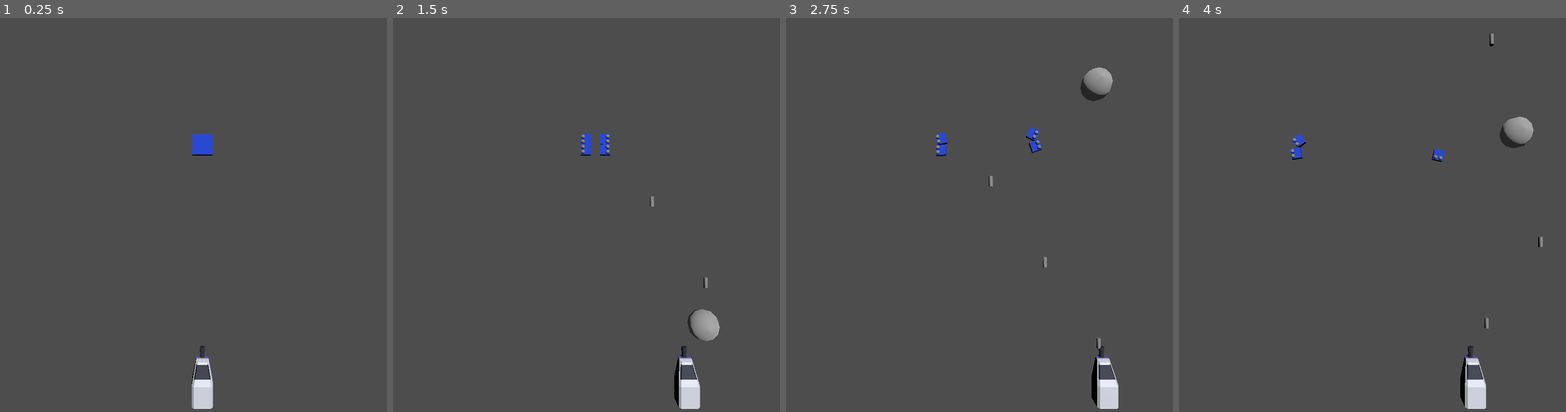
Above: before the commit, frames 1-4 (left to right).
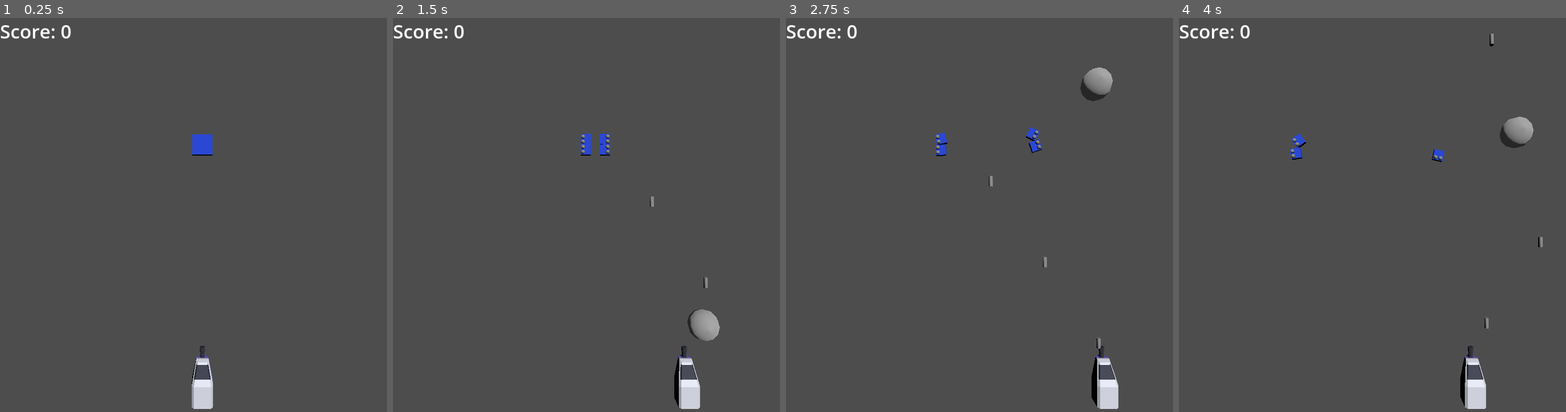
Above: after the commit, the same moments.

Repository: doctor-g/LD56
Game: Godot game, scene res://world/world.tscn
The game is run twice, just before and just after one commit, with the same random seed, the same clock (stepped at 60 frames per second) and the same inputs.
Inputs (mouse positions are in pixels of both pictures, inside the frame that each line leads up to):
- Up to frame 1 (0.25 s): no input
- Up to frame 2 (1.5 s): tap Enter at 0.5 s; move the mouse to (683, 199) at 0.52 s; hold D (move_right) 0.53-1.28 s; hold Space (fire) 0.53-1.28 s; move the mouse to (512, 238) at 1.27 s; hold A (move_left) from 1.28 s (still down); tap X (launch_bubble) at 1.35 s
- Up to frame 3 (2.75 s): move the mouse to (1029, 132) at 2.02 s; release A (move_left) at 2.03 s; hold D (move_right) from 2.03 s (still down); hold Space (fire) from 2.03 s (still down)
- Up to frame 4 (4 s): move the mouse to (1360, 301) at 2.77 s; release Space (fire) at 2.78 s; tap X (launch_bubble) at 2.85 s; move the mouse to (1504, 281) at 3.52 s; release D (move_right) at 3.53 s; hold A (move_left) from 3.53 s (still down); hold Space (fire) from 3.53 s (still down)

The runs differ from the first frame. In frame 1, 0.3% of the frame differs, in the area x 0-19%, y 1-6%; in frame 2, 0.3%; in frame 3, 0.3%; in frame 4, 0.3%.

Commit message:
Show score as captured critters

Diff:
--- a/project/critters/square_critter.gd
+++ b/project/critters/square_critter.gd
@@ -1,4 +1,6 @@
 class_name SquareCritter extends CharacterBody3D
+
+signal captured
 
 @export var speed := 1.5
 ## Radians per second
@@ -6,6 +8,7 @@
 
 var _noise : FastNoiseLite
 var _seconds_unbound := 0.0
+var _captured := false
 
 var bound := true:
 	set(value):
@@ -34,7 +37,12 @@
 
 
 func capture() -> void:
-	$CollisionShape3D.set_deferred("disabled", true)
+	# The deferred call here seems to allow for multiple calls to this.
+	# The state variable avoids this problem.
+	if not _captured:
+		$CollisionShape3D.set_deferred("disabled", true)
+		_captured = true
+		captured.emit()
 
 
 func damage() -> void:
--- /dev/null
+++ b/project/world/world.gd
@@ -0,0 +1,19 @@
+extends Node3D
+
+var _captured_critters := 0:
+	set(value):
+		_captured_critters = value
+		_update_score_label()
+
+
+func _ready() -> void:
+	_update_score_label()
+
+
+func _on_child_entered_tree(node: Node) -> void:
+	if node.has_signal("captured"):
+		node.captured.connect(func(): _captured_critters += 1)
+
+
+func _update_score_label() -> void:
+	%ScoreLabel.text = "Score: %d" % _captured_critters
--- a/project/world/world.tscn
+++ b/project/world/world.tscn
@@ -1,12 +1,17 @@
-[gd_scene load_steps=4 format=3 uid="uid://iecyipog4mxn"]
+[gd_scene load_steps=6 format=3 uid="uid://iecyipog4mxn"]
 
 [ext_resource type="PackedScene" uid="uid://bfr1e5p414f76" path="res://player_ship/player_ship.tscn" id="1_47gyb"]
+[ext_resource type="Script" path="res://world/world.gd" id="1_yhb16"]
 [ext_resource type="PackedScene" uid="uid://6ese1ateab5u" path="res://enemies/square_enemy.tscn" id="2_gi65c"]
 
 [sub_resource type="BoxShape3D" id="BoxShape3D_hflo7"]
 size = Vector3(1, 1, 10)
 
+[sub_resource type="LabelSettings" id="LabelSettings_7ga2q"]
+font_size = 48
+
 [node name="World" type="Node3D"]
+script = ExtResource("1_yhb16")
 
 [node name="DirectionalLight3D" type="DirectionalLight3D" parent="."]
 transform = Transform3D(-0.866023, -0.433016, 0.250001, 0, 0.499998, 0.866027, -0.500003, 0.749999, -0.43301, 0, 0, 0)
@@ -30,3 +35,12 @@
 [node name="CollisionShape3D2" type="CollisionShape3D" parent="PlayerBounds"]
 transform = Transform3D(1, 0, 0, 0, 1, 0, 0, 0, 1, 9, 0, 0)
 shape = SubResource("BoxShape3D_hflo7")
+
+[node name="ScoreLabel" type="Label" parent="."]
+unique_name_in_owner = true
+offset_right = 40.0
+offset_bottom = 23.0
+text = "Score: 0"
+label_settings = SubResource("LabelSettings_7ga2q")
+
+[connection signal="child_entered_tree" from="." to="." method="_on_child_entered_tree"]
